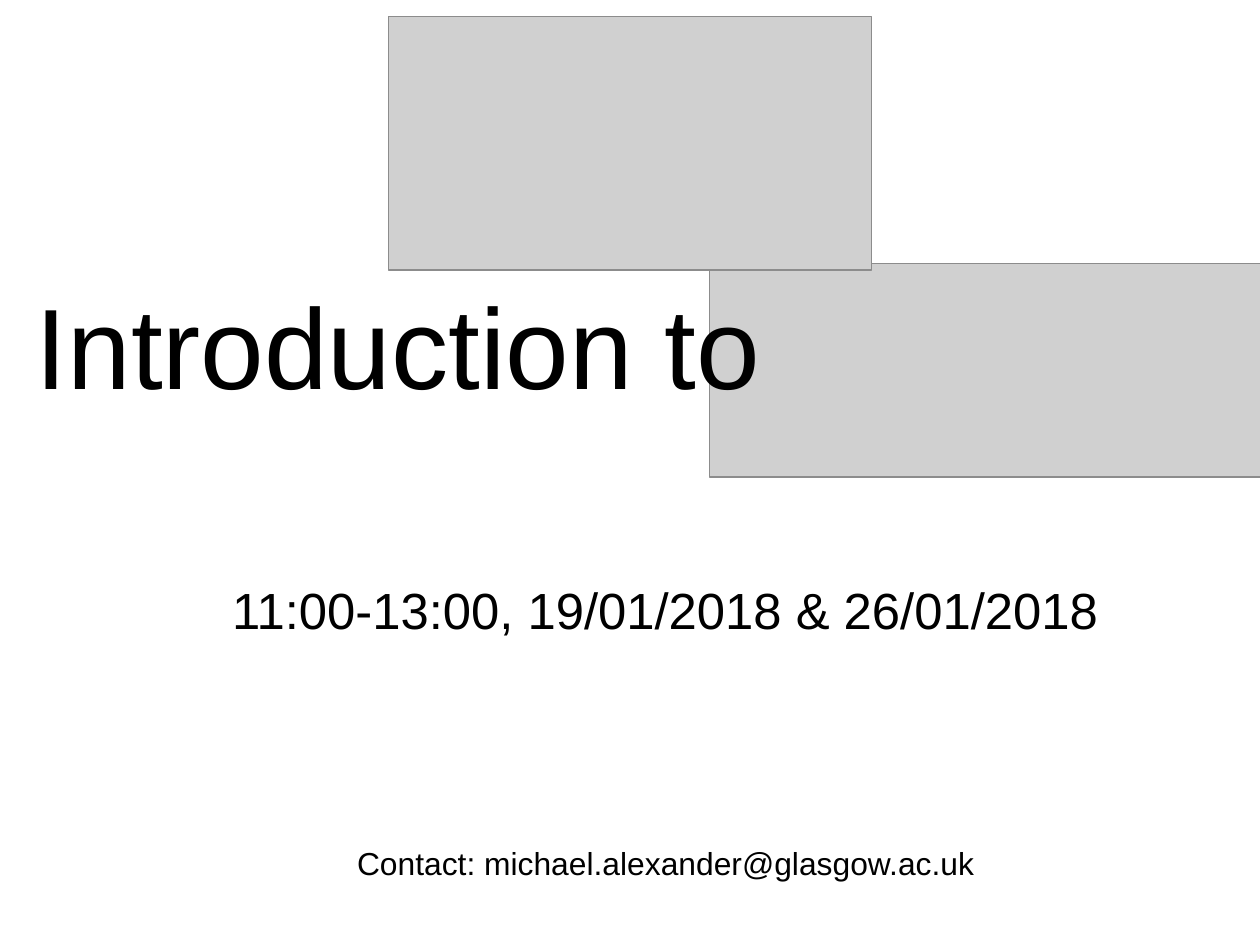
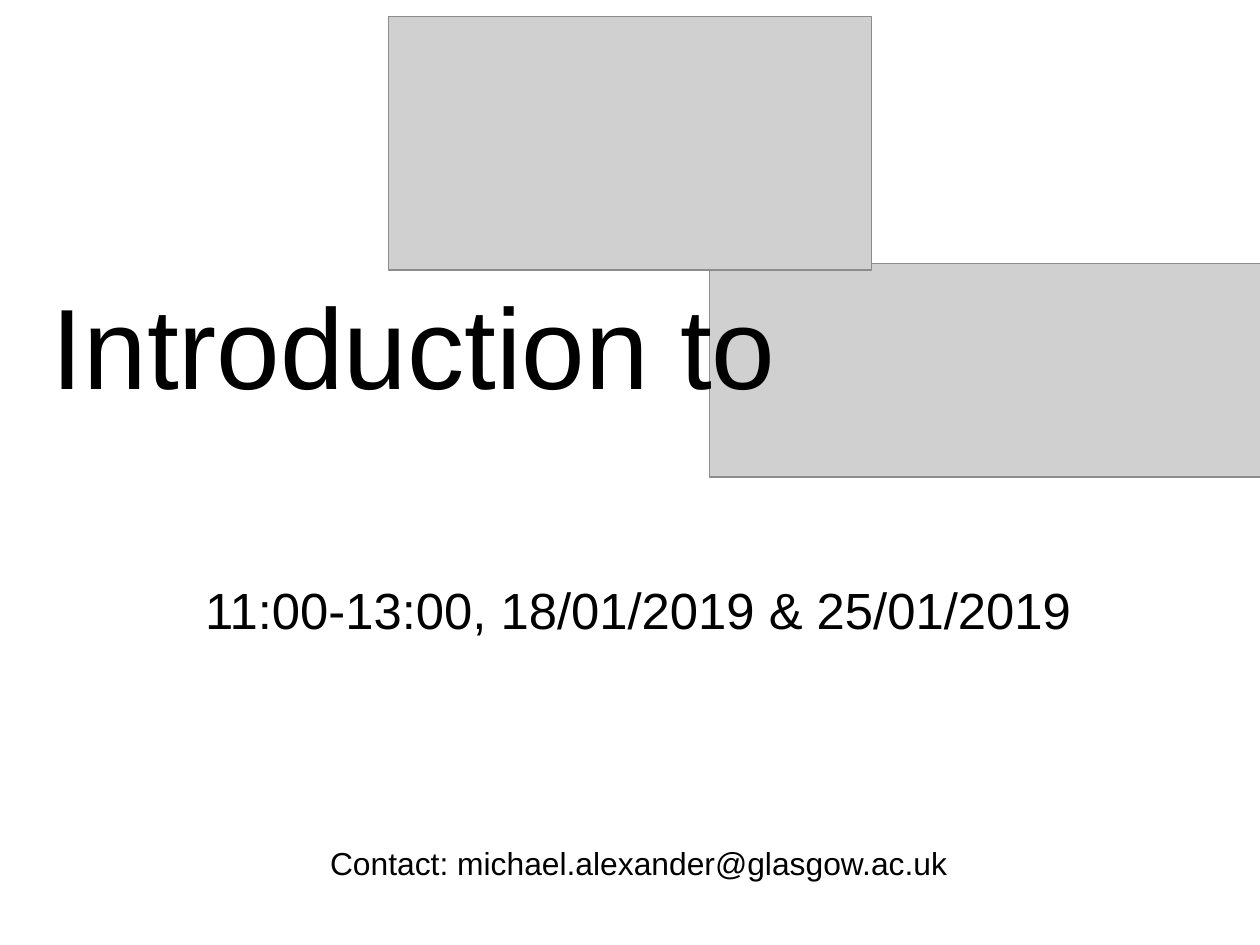
Before and after one commit to MannyMoo/IntroductionToPython, a slide deck: slide 3 of LabsDisplay.odp. Drawn at 1260x945 pixels with LibreOffice and Linux fonts; fonts in the diff are those of the drawing; grey boxes stand for pictures. Boxes give left, top, right and bottom in pixels: in the first picture for what was removed or moved away, otherwise in the second. Text is boxed around its words. In the diff, an @@ line names an element or a change of style, - is before the commit and + after.

```diff
--- a/LabsDisplay.odp
+++ b/LabsDisplay.odp
@@ text "Introduction to": place and size @@
-text "Introduction to" at box(36, 298, 759, 410)
+text "Introduction to" at box(52, 298, 775, 410)
@@ text at box(205, 592, 1071, 636): text changed @@
-11:00-13:00, 19/01/2018 & 26/01/2018
+11:00-13:00, 18/01/2019 & 25/01/2019
@@ text at box(330, 852, 947, 881): indent changed @@
```
Also in this commit, not shown: 2 other slides changed, 3 other files.
